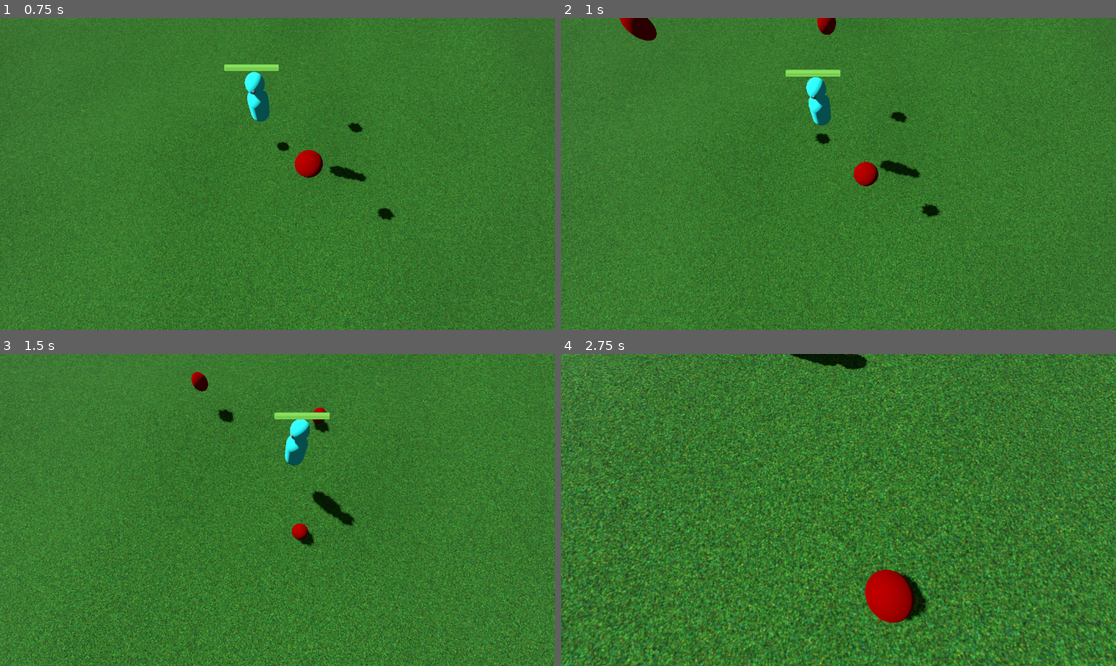
Above: before the commit, frames 1-4 (two rows, left to right).
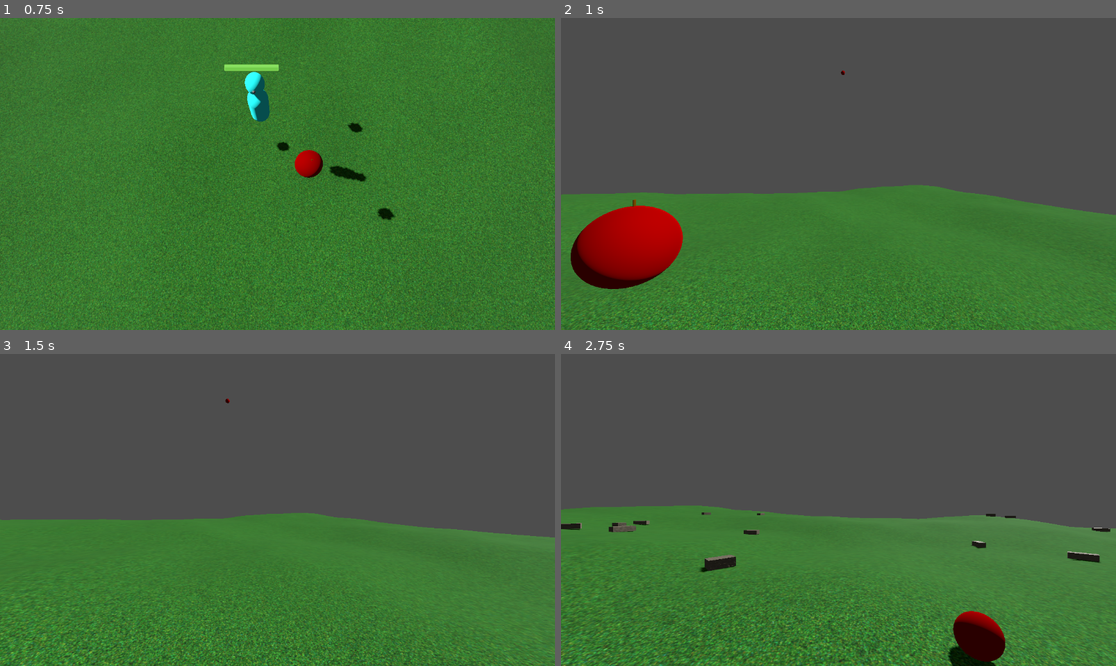
Above: after the commit, the same moments.

Repository: silvagan/numenHand
Game: Godot game, scene res://MainScene.tscn
Two runs of this game, one before a commit and one after it. Both use one fixed random seed, a clock stepped at 60 frames per second and the inputs below.
Inputs (mouse positions are in pixels of both pictures, inside the frame that each line leads up to):
- Up to frame 1 (0.75 s): tap Enter at 0.5 s; move the mouse to (305, 174) at 0.52 s; hold W (move_forward) from 0.53 s (still down); hold E (free_camera, bound only after the commit) from 0.53 s (still down)
- Up to frame 2 (1 s): keep holding W (move_forward); keep holding E (free_camera, bound only after the commit); tap Q (pov_camera, bound only after the commit) at 0.8 s
- Up to frame 3 (1.5 s): keep holding W (move_forward); move the mouse to (249, 510) at 1.27 s; release E (free_camera, bound only after the commit) at 1.28 s; tap Q (pov_camera, bound only after the commit) at 1.35 s
- Up to frame 4 (2.75 s): keep holding W (move_forward); tap E (free_camera, bound only after the commit) at 1.55 s; move the mouse to (849, 503) at 2.02 s; hold K (spawn_objects) from 2.03 s (still down); tap Q (pov_camera, bound only after the commit) at 2.3 s

Frame 1 is identical in both runs. In frame 2, 66% of the frame differs, in the area x 0-100%, y 0-100%; in frame 3, 64%; in frame 4, 74%.

Commit message:
small changes with head movement

Diff:
--- a/Camera/FreeView.gd
+++ b/Camera/FreeView.gd
@@ -12,6 +12,7 @@
 
 # Called every frame. 'delta' is the elapsed time since the previous frame.
 func _process(delta):
+	pass#CHANGED
 	lookAngles.y = clamp(lookAngles.y, PI /-2, PI / 2)
 	set_rotation(Vector3(lookAngles.y, lookAngles.x, 0))
 	var direction = updateDirection()
@@ -23,6 +24,7 @@
 		translate(velocity * delta)
 
 func _input(event):
+	pass#CHANGED
 	if event is InputEventMouseMotion:
 		lookAngles -= event.relative / mouseSpeed
 
--- a/Character/CharacterMain.gd
+++ b/Character/CharacterMain.gd
@@ -22,7 +22,10 @@
 	#has_target = true
 	pass
 
+
+
 func _physics_process(delta):
+
 	objective = update_objective()
 	update_needs_visuals()
 
@@ -69,9 +72,9 @@
 				destination = get_random_location(5, 50)
 				print(get_point_on_map(destination, 1).distance_to(destination))
 				if(get_point_on_map(destination, 1).distance_to(destination) < 10):
-					go_to(destination, "default")
 					syncing_head_body = true
 					bonus = 5
+					go_to(destination, "default")
 		"urgent explore":
 			var visible_ob = $Head/VisionCones.get_overlapping_bodies()
 			if(contains_food(visible_ob)):
@@ -85,9 +88,9 @@
 				destination = get_random_location(5, 10)
 				print(get_point_on_map(destination, 1).distance_to(destination))
 				if(get_point_on_map(destination, 1).distance_to(destination) < 10):
-					go_to(destination, "default")
 					syncing_head_body = true
 					bonus = 5
+					go_to(destination, "default")
 
 
 func go_to(location, head_movement_mode):
@@ -273,11 +276,13 @@
 
 func look_around():
 	var angle = int(abs($Head.rotation_degrees.y-$Body.rotation_degrees.y)) % 360
-	if(angle > 90 && right == false):
+	############################################################ 90 -> 60
+	if(angle > 60 && right == false):
 		print(angle)
 		head_movement_speed *= -1
 		right = true
-	if(angle < 90):
+	############################################################ 90 -> 60
+	if(angle < 60):
 		right = false
 	$Head.rotation_degrees.y += head_movement_speed
 
@@ -321,7 +326,8 @@
 		sync_head_body(1)
 
 func sync_head_body(bonus):
-	rotate_head_vertical(-45)
+	############################################################-45 -> -25
+	rotate_head_vertical(-25)
 
 	var turn_left = turn_head_left()
 	if (round($Head.rotation_degrees.y) != round($Body.rotation_degrees.y)):
@@ -339,7 +345,9 @@
 			#head_movement_speed = -0.5
 		else:
 			pass
-	elif (round($Head.rotation_degrees.x) == -45):
+			############################################################-45 -> -25
+	elif (round($Head.rotation_degrees.x) == -25):
+		print("=====================================================================================")
 		syncing_head_body = false
 
 func rotate_head_vertical(angle):
--- a/Character/CharacterMain.tscn
+++ b/Character/CharacterMain.tscn
@@ -40,6 +40,9 @@
 mesh = SubResource("SphereMesh_a1ldo")
 surface_material_override/0 = ExtResource("2_8bfjo")
 
+[node name="povCamera" type="Camera3D" parent="Head"]
+transform = Transform3D(1.25, 0, 0, 0, 1.25, 0, 0, 0, 1.25, 0, 0.231758, -0.389955)
+
 [node name="VisionRayCast" type="RayCast3D" parent="Head"]
 transform = Transform3D(1.25, 0, 0, 0, 1.25, 0, 0, 0, 1.25, 0, 0.0222375, -0.497046)
 target_position = Vector3(0, -1, -50)
@@ -57,6 +60,7 @@
 
 [node name="Collision" type="CollisionShape3D" parent="Head/VisionCones"]
 transform = Transform3D(20, 0, 0, 0, -8.74228e-07, -20, 0, 20, -8.74228e-07, 0, 2.47603, -20.1639)
+visible = false
 shape = SubResource("ConvexPolygonShape3D_ut46h")
 
 [node name="MeshInstance3D" type="MeshInstance3D" parent="Head"]
--- a/MainScene.gd
+++ b/MainScene.gd
@@ -17,3 +17,8 @@
 	if event is InputEventKey:
 		if event.is_action_pressed("Generate_map"):
 			$CharacterMain.position.y += 5
+			#########################################################
+		if event.is_action_pressed("free_camera"):
+			$Camera3D.set_current(true)
+		if event.is_action_pressed("pov_camera"):
+			$CharacterMain/Head/povCamera.set_current(true)
--- a/MainScene.tscn
+++ b/MainScene.tscn
@@ -53,9 +53,9 @@
 [node name="Ball3" parent="." instance=ExtResource("6_qhxmi")]
 transform = Transform3D(1, 0, 0, 0, 1, 0, 0, 0, 1, 7.00448, 12.0256, 4.85335)
 
-[node name="Camera3D" parent="." instance=ExtResource("5_mcpj8")]
-far = 475.28
-
 [node name="Spawner" parent="." instance=ExtResource("6_p2lvb")]
 
+[node name="Camera3D" parent="." instance=ExtResource("5_mcpj8")]
+transform = Transform3D(-1, 7.7118e-08, -4.11772e-08, 0, 0.471012, 0.882127, 8.74228e-08, 0.882127, -0.471012, -0.0428782, 15.0133, -4.9689)
+
 [connection signal="timeout" from="FoodSpawnTimer" to="Spawner" method="_on_food_spawn_timer_timeout"]
--- a/project.godot
+++ b/project.godot
@@ -61,6 +61,16 @@
 "events": [Object(InputEventKey,"resource_local_to_scene":false,"resource_name":"","device":-1,"window_id":0,"alt_pressed":false,"shift_pressed":false,"ctrl_pressed":false,"meta_pressed":false,"pressed":false,"keycode":0,"physical_keycode":75,"key_label":0,"unicode":107,"echo":false,"script":null)
 ]
 }
+pov_camera={
+"deadzone": 0.5,
+"events": [Object(InputEventKey,"resource_local_to_scene":false,"resource_name":"","device":-1,"window_id":0,"alt_pressed":false,"shift_pressed":false,"ctrl_pressed":false,"meta_pressed":false,"pressed":false,"keycode":0,"physical_keycode":81,"key_label":0,"unicode":113,"echo":false,"script":null)
+]
+}
+free_camera={
+"deadzone": 0.5,
+"events": [Object(InputEventKey,"resource_local_to_scene":false,"resource_name":"","device":-1,"window_id":0,"alt_pressed":false,"shift_pressed":false,"ctrl_pressed":false,"meta_pressed":false,"pressed":false,"keycode":0,"physical_keycode":69,"key_label":0,"unicode":101,"echo":false,"script":null)
+]
+}
 
 [navigation]
 
